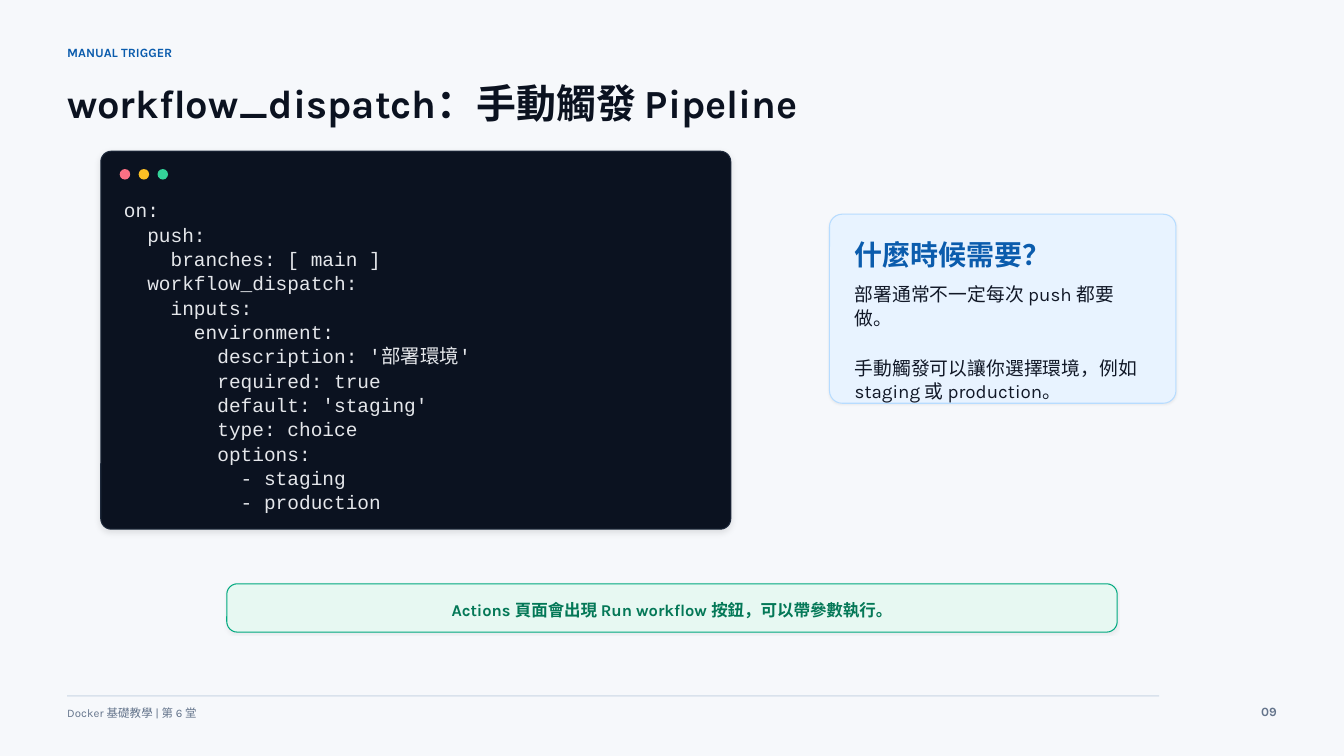
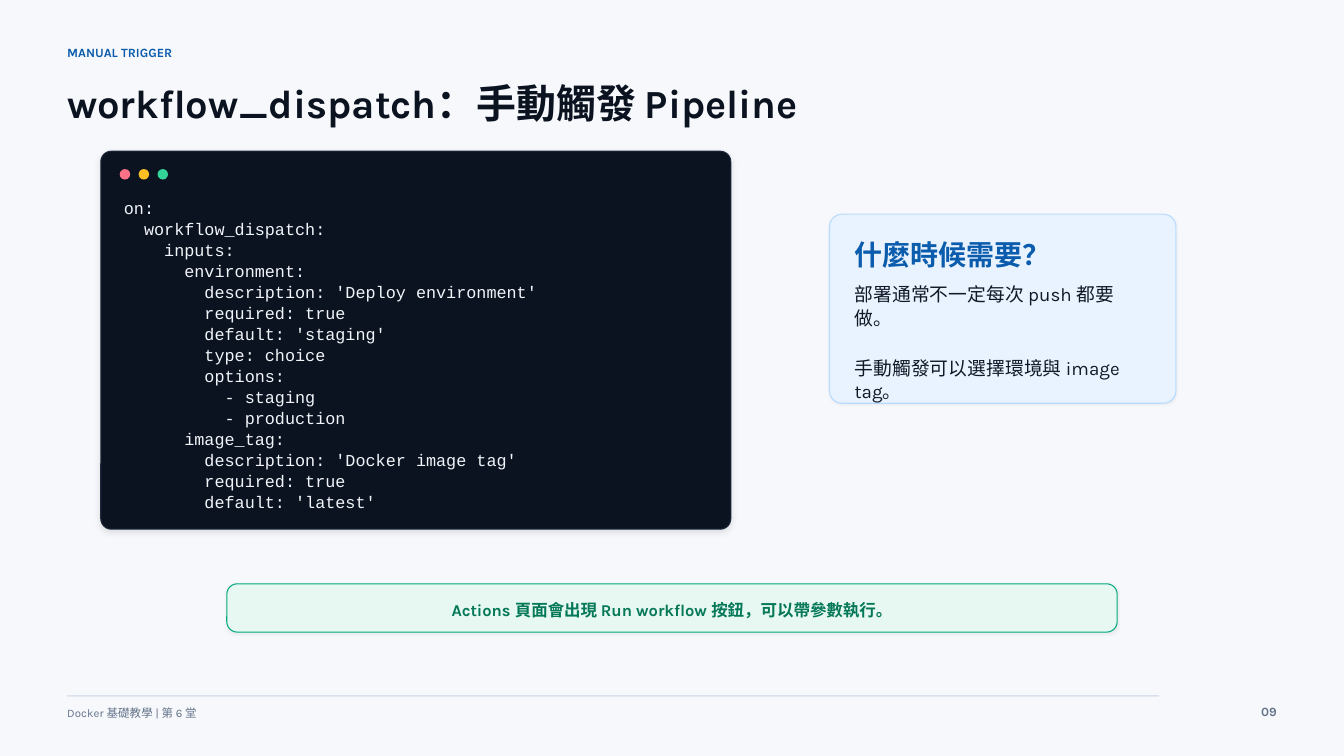
Before and after one commit to lalalalaluk/docker-practice, a slide deck: slide 9 of slides/docker-session6-github-actions-advanced.pptx. Drawn at 1344x756 pixels with LibreOffice and Linux fonts; fonts in the diff are those of the drawing. Boxes give left, top, right and bottom in pixels: in the first picture for what was removed or moved away, otherwise in the second. Text is boxed around its words. In the diff, an @@ line names an element or a change of style, - is before the commit and + after.

Commit message:
Update Docker course slide code appendices

```diff
--- a/slides/docker-session6-github-actions-advanced.pptx
+++ b/slides/docker-session6-github-actions-advanced.pptx
@@ text at (x1=124, y1=205, x2=386, y2=428): size 14 to 12 pt, text colour #E5E7EB to #F1F5F9 in "on:", "workflow_dispatch:", "inputs:", "environment:" and 6 more places @@
@@ text at (x1=147, y1=228, x2=358, y2=266): paragraphs removed @@
-push:
-branches: [ main ]
@@ text at (x1=204, y1=286, x2=537, y2=302): text changed; size 14 to 12 pt; text colour #E5E7EB to #F1F5F9 @@
-description: '部署環境'
+description: 'Deploy environment'
@@ text at (x1=855, y1=359, x2=1120, y2=380): text changed @@
-手動觸發可以讓你選擇環境，例如 staging 或 production。
+手動觸發可以選擇環境與 image tag。
@@ text at (x1=184, y1=433, x2=516, y2=509): paragraphs added @@
+image_tag:
+description: 'Docker image tag'
+required: true
+default: 'latest'
```
Also in this commit, not shown: 25 other slides changed, 41 slides added, 6 slides removed, 4 other files.
